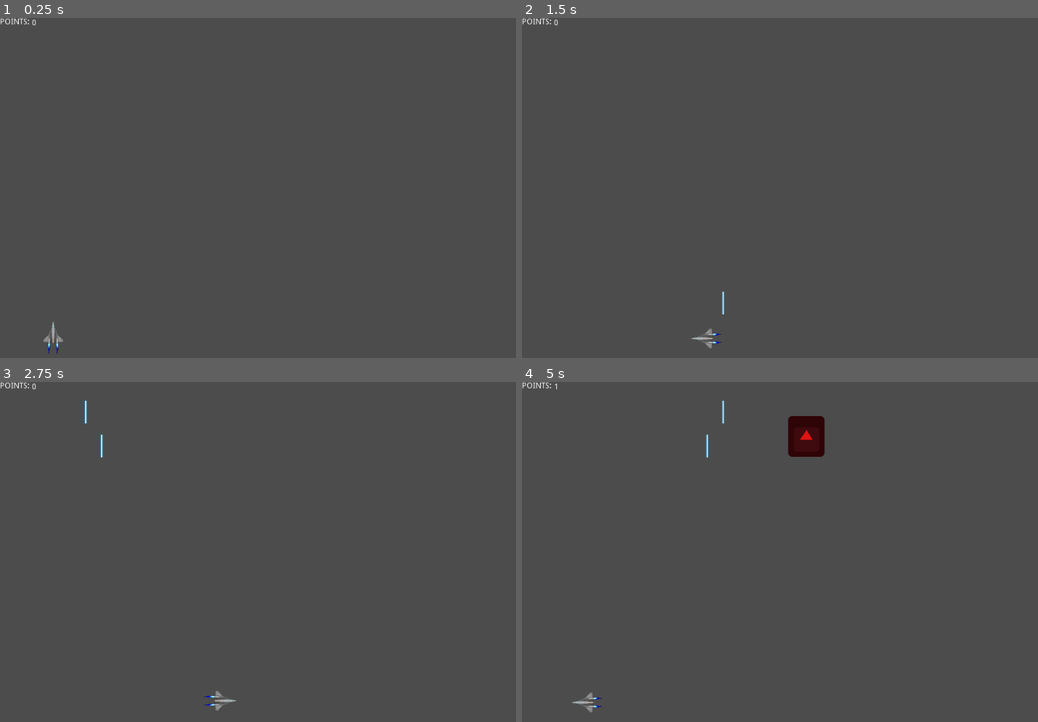
Above: before the commit, frames 1-4 (two rows, left to right).
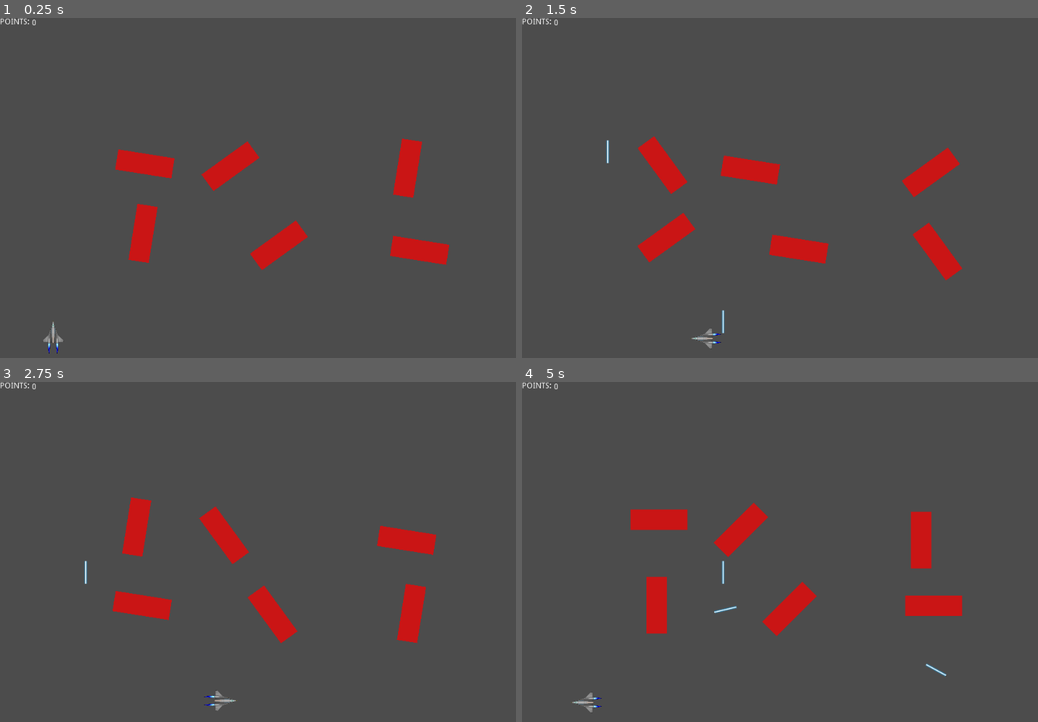
Above: after the commit, the same moments.

Repository: devGameJavali/Boar-Invaders
Game: Godot game, scene res://Scenario/Root.tscn
The game is run twice, just before and just after one commit, with the same random seed, the same clock (stepped at 60 frames per second) and the same inputs. The project has no main scene, so this scene is started directly. The engine's default icon, where the game draws it, is replaced by a stand-in: a white triangle on a blue panel in a dark square.
Inputs (mouse positions are in pixels of both pictures, inside the frame that each line leads up to):
- Up to frame 1 (0.25 s): no input
- Up to frame 2 (1.5 s): move the mouse to (939, 171) at 0.52 s; hold Right (ui_right) 0.53-1.28 s; click (939, 171) at 0.67 s; move the mouse to (697, 205) at 1.27 s; hold Left (ui_left) from 1.28 s (still down); click (697, 205) at 1.42 s
- Up to frame 3 (2.75 s): move the mouse to (350, 477) at 2.02 s; release Left (ui_left) at 2.03 s; hold Right (ui_right) from 2.03 s (still down); click (350, 477) at 2.17 s
- Up to frame 4 (5 s): move the mouse to (785, 620) at 2.77 s; click (785, 620) at 2.92 s; move the mouse to (986, 603) at 3.52 s; release Right (ui_right) at 3.53 s; hold Left (ui_left) from 3.53 s (still down); click (986, 603) at 3.67 s; move the mouse to (640, 501) at 4.27 s; click (640, 501) at 4.42 s

The runs differ from the first frame. In frame 1, 4.1% of the frame differs, in the area x 22-88%, y 35-75%; in frame 2, 4.2%; in frame 3, 4.2%; in frame 4, 5.1%, in the area x 6-86%, y 0-87%.

Commit message:
BulletReflection

Diff:
--- a/Scenario/Root.tscn
+++ b/Scenario/Root.tscn
@@ -1,7 +1,11 @@
-[gd_scene load_steps=3 format=2]
+[gd_scene load_steps=5 format=2]
 
 [ext_resource path="res://Scenario/Root.gd" type="Script" id=1]
 [ext_resource path="res://Ship/Ship.tscn" type="PackedScene" id=2]
+[ext_resource path="res://Scenario/Wall.gd" type="Script" id=3]
+
+[sub_resource type="RectangleShape2D" id=1]
+extents = Vector2( 113.267, 42.7147 )
 
 [node name="Root" type="Node2D"]
 script = ExtResource( 1 )
@@ -25,8 +29,130 @@
 margin_bottom = 15.629
 
 [node name="Timer" type="Timer" parent="."]
-wait_time = 2.0
+wait_time = 5.0
 autostart = true
+
+[node name="Node2D" type="Node2D" parent="."]
+position = Vector2( 87.8801, 124.066 )
+scale = Vector2( 0.8, 0.8 )
+
+[node name="Wall" type="StaticBody2D" parent="Node2D" groups=[
+"reflect",
+"Wall",
+]]
+position = Vector2( 194.748, 327.922 )
+scale = Vector2( 0.2, 1.5 )
+script = ExtResource( 3 )
+
+[node name="Polygon2D2" type="Polygon2D" parent="Node2D/Wall"]
+color = Color( 0.796078, 0.0862745, 0.0862745, 1 )
+polygon = PoolVector2Array( -69.1413, -47.9571, 155.189, -47.9571, 155.189, 35.4353, -69.629, 35.4353 )
+
+[node name="CollisionShape2D" type="CollisionShape2D" parent="Node2D/Wall"]
+position = Vector2( 43.0183, -5.66028 )
+shape = SubResource( 1 )
+
+[node name="Tween" type="Tween" parent="Node2D/Wall"]
+
+[node name="Wall6" type="StaticBody2D" parent="Node2D" groups=[
+"reflect",
+"Wall",
+]]
+position = Vector2( 776.308, 184.147 )
+scale = Vector2( 0.2, 1.5 )
+script = ExtResource( 3 )
+
+[node name="Polygon2D2" type="Polygon2D" parent="Node2D/Wall6"]
+color = Color( 0.796078, 0.0862745, 0.0862745, 1 )
+polygon = PoolVector2Array( -69.1413, -47.9571, 155.189, -47.9571, 155.189, 35.4353, -69.629, 35.4353 )
+
+[node name="CollisionShape2D" type="CollisionShape2D" parent="Node2D/Wall6"]
+position = Vector2( 43.0183, -5.66028 )
+shape = SubResource( 1 )
+
+[node name="Tween" type="Tween" parent="Node2D/Wall6"]
+
+[node name="Wall2" type="StaticBody2D" parent="Node2D" groups=[
+"reflect",
+"Wall",
+]]
+position = Vector2( 804.814, 347.47 )
+rotation = 1.5708
+scale = Vector2( 0.2, 1.5 )
+script = ExtResource( 3 )
+
+[node name="Polygon2D2" type="Polygon2D" parent="Node2D/Wall2"]
+color = Color( 0.796078, 0.0862745, 0.0862745, 1 )
+polygon = PoolVector2Array( -69.1413, -47.9571, 155.189, -47.9571, 155.189, 35.4353, -69.629, 35.4353 )
+
+[node name="CollisionShape2D" type="CollisionShape2D" parent="Node2D/Wall2"]
+position = Vector2( 43.0183, -5.66028 )
+shape = SubResource( 1 )
+
+[node name="Tween" type="Tween" parent="Node2D/Wall2"]
+
+[node name="Wall5" type="StaticBody2D" parent="Node2D" groups=[
+"reflect",
+"Wall",
+]]
+position = Vector2( 200.637, 156.848 )
+rotation = 1.5708
+scale = Vector2( 0.2, 1.5 )
+script = ExtResource( 3 )
+
+[node name="Polygon2D2" type="Polygon2D" parent="Node2D/Wall5"]
+color = Color( 0.796078, 0.0862745, 0.0862745, 1 )
+polygon = PoolVector2Array( -69.1413, -47.9571, 155.189, -47.9571, 155.189, 35.4353, -69.629, 35.4353 )
+
+[node name="CollisionShape2D" type="CollisionShape2D" parent="Node2D/Wall5"]
+position = Vector2( 43.0183, -5.66028 )
+shape = SubResource( 1 )
+
+[node name="Tween" type="Tween" parent="Node2D/Wall5"]
+
+[node name="Wall3" type="StaticBody2D" parent="Node2D" groups=[
+"reflect",
+"Wall",
+]]
+position = Vector2( 490.771, 344.885 )
+rotation = 0.785398
+scale = Vector2( 0.2, 1.5 )
+script = ExtResource( 3 )
+
+[node name="Polygon2D2" type="Polygon2D" parent="Node2D/Wall3"]
+color = Color( 0.796078, 0.0862745, 0.0862745, 1 )
+polygon = PoolVector2Array( -69.1413, -47.9571, 155.189, -47.9571, 155.189, 35.4353, -69.629, 35.4353 )
+
+[node name="CollisionShape2D" type="CollisionShape2D" parent="Node2D/Wall3"]
+position = Vector2( 43.0183, -5.66028 )
+shape = SubResource( 1 )
+
+[node name="Tween" type="Tween" parent="Node2D/Wall3"]
+
+[node name="Wall4" type="StaticBody2D" parent="Node2D" groups=[
+"reflect",
+"Wall",
+]]
+position = Vector2( 384.152, 170.417 )
+rotation = 0.785398
+scale = Vector2( 0.2, 1.5 )
+script = ExtResource( 3 )
+
+[node name="Polygon2D2" type="Polygon2D" parent="Node2D/Wall4"]
+color = Color( 0.796078, 0.0862745, 0.0862745, 1 )
+polygon = PoolVector2Array( -69.1413, -47.9571, 155.189, -47.9571, 155.189, 35.4353, -69.629, 35.4353 )
+
+[node name="CollisionShape2D" type="CollisionShape2D" parent="Node2D/Wall4"]
+position = Vector2( 43.0183, -5.66028 )
+shape = SubResource( 1 )
+
+[node name="Tween" type="Tween" parent="Node2D/Wall4"]
 
 [connection signal="timeout" from="Spawner" to="." method="_on_Spawner_timeout"]
 [connection signal="timeout" from="Timer" to="." method="_on_Timer_timeout"]
+[connection signal="tween_completed" from="Node2D/Wall/Tween" to="Node2D/Wall" method="_on_Tween_tween_completed"]
+[connection signal="tween_completed" from="Node2D/Wall6/Tween" to="Node2D/Wall6" method="_on_Tween_tween_completed"]
+[connection signal="tween_completed" from="Node2D/Wall2/Tween" to="Node2D/Wall2" method="_on_Tween_tween_completed"]
+[connection signal="tween_completed" from="Node2D/Wall5/Tween" to="Node2D/Wall5" method="_on_Tween_tween_completed"]
+[connection signal="tween_completed" from="Node2D/Wall3/Tween" to="Node2D/Wall3" method="_on_Tween_tween_completed"]
+[connection signal="tween_completed" from="Node2D/Wall4/Tween" to="Node2D/Wall4" method="_on_Tween_tween_completed"]
--- /dev/null
+++ b/Scenario/Wall.gd
@@ -0,0 +1,9 @@
+extends StaticBody2D
+
+func _ready():
+	$Tween.interpolate_property(self,"rotation_degrees",rotation_degrees,rotation_degrees+360,10.0,Tween.TRANS_LINEAR,Tween.EASE_IN)
+	$Tween.start()
+
+func _on_Tween_tween_completed(object, key):
+	$Tween.interpolate_property(self,"rotation_degrees",rotation_degrees,rotation_degrees+360,10.0,Tween.TRANS_LINEAR,Tween.EASE_IN)
+	$Tween.start()
--- a/Ship/Bullet/LaserBullet.gd
+++ b/Ship/Bullet/LaserBullet.gd
@@ -1,7 +1,20 @@
 extends KinematicBody2D
+var velocity:Vector2 = Vector2(0,-400)
+
+
+func _ready():
+	position.angle_to(velocity)
 func _physics_process(delta):
 	var hentai
 	if position.y > 0:
-		hentai = move_and_collide(Vector2(0,-15))
+		hentai = move_and_collide(velocity*delta)
+		if(hentai):
+			if hentai.collider.is_in_group("bullet"):
+				queue_free()
+			elif hentai.collider.is_in_group("reflect"):
+#changes the velocity vector the consider the reflection, then rotates the
+#bullet to the front of velocity and then resets the velocity vector
+				velocity = velocity.bounce(hentai.normal)
+				rotation_degrees = rad2deg(velocity.angle())+90
 	else:
 		queue_free()
--- a/Ship/Ship.gd
+++ b/Ship/Ship.gd
@@ -1,10 +1,11 @@
 extends KinematicBody2D
-const IDLE = 0
-const RIGHT1 = 14
-const RIGHT2 = 15
-const LEFT1 = 3
-const LEFT2 = 6
+const IDLE:int = 0
+const RIGHT1:int = 14
+const RIGHT2:int = 15
+const LEFT1:int = 3
+const LEFT2:int = 6
 enum anim {IDLE,RIGHT1,RIGHT2,LEFT1,LEFT2}
+var can_shoot:bool = true
 
 var bullet = preload("res://Ship/Bullet/LaserBullet.tscn")
 
@@ -23,7 +24,14 @@
 		$Sprite.frame = IDLE
 
 func _input(event):
-	if event is InputEventMouseButton:
+	if event is InputEventMouseButton and can_shoot == true:
 		var shoot = bullet.instance()
 		get_node("..").add_child(shoot)
 		shoot.position = position
+		can_shoot = false
+		$shoot.start()
+
+
+func _on_shoot_timeout():
+	can_shoot=true
+	pass # Replace with function body.
--- a/Ship/Ship.tscn
+++ b/Ship/Ship.tscn
@@ -18,3 +18,9 @@
 
 [node name="CollisionShape2D" type="CollisionShape2D" parent="Area2D"]
 shape = SubResource( 1 )
+
+[node name="shoot" type="Timer" parent="."]
+wait_time = 0.15
+one_shot = true
+
+[connection signal="timeout" from="shoot" to="." method="_on_shoot_timeout"]
